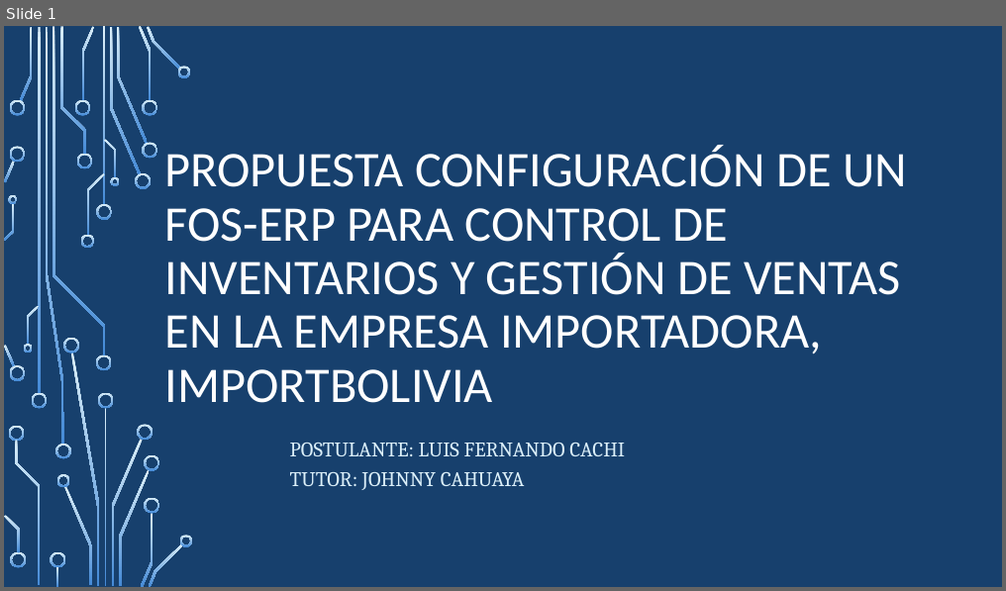
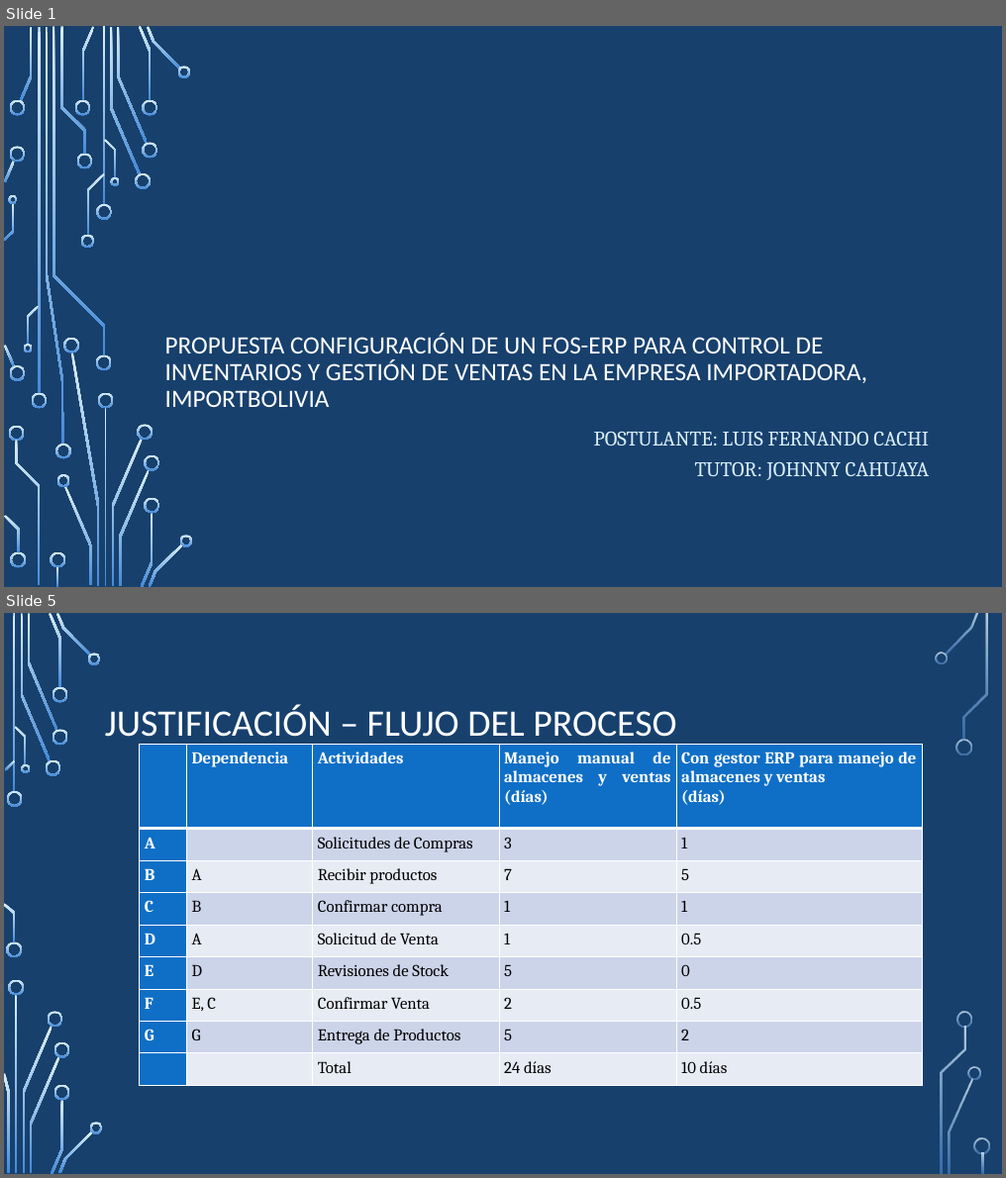
Before and after one commit to lufercc/ProyectoWord, a slide deck: monografia.pptx. Shown one above the other, each under a label of ours: slide 1 before the commit, slides 1 and 5 after it; the slides between them are not shown. The pictures are 1006x591 and 1006x1178 pixels, drawn with LibreOffice and Linux fonts; fonts in the diff are those of the drawing; background and template pictures are left out. Boxes give left, top, right and bottom in pixels: in the first picture for what was removed or moved away, otherwise in the second. Text is boxed around its words. In the diff, an @@ line names an element or a change of style, - is before the commit and + after.

```diff
--- a/monografia.pptx
+++ b/monografia.pptx
@@ slide 5 added at bbox=[4, 613, 1002, 1174], background picture (left out) @@
@@ title added at bbox=[105, 704, 676, 745], 36 pt, text #FFFFFF @@
+JUSTIFICACIÓN – FLUJO DEL PROCESO
@@ table added at bbox=[140, 744, 922, 1086], 9 rows, 5 columns @@
+ | Dependencia | Actividades | Manejo manual de almacenes y ventas (días) | Con gestor ERP para manejo de almacenes y ventas / (días)
+A |  | Solicitudes de Compras | 3 | 1
+B | A | Recibir productos | 7 | 5
+C | B | Confirmar compra | 1 | 1
+D | A | Solicitud de Venta | 1 | 0.5
+E | D | Revisiones de Stock | 5 | 0
+F | E, C | Confirmar Venta | 2 | 0.5
+G | G | Entrega de Productos | 5 | 2
+ |  | Total | 24 días | 10 días
@@ group added at bbox=[4, 613, 990, 1174]: 33 freeform shapes, 3 rectangles @@
@@ slide 1 changed as well @@
@@ title "PROPUESTA CONFIGURACIÓN DE UN FOS-ERP ...": place and size @@
-title "PROPUESTA CONFIGURACIÓN DE UN FOS-ERP ..." at bbox=[165, 146, 907, 403]
+title "PROPUESTA CONFIGURACIÓN DE UN FOS-ERP ..." at bbox=[165, 333, 867, 407]
@@ title "PROPUESTA CONFIGURACIÓN DE UN FOS-ERP ..." at bbox=[165, 333, 867, 407]: size 48 to 24 pt @@
@@ subtitle "POSTULANTE: LUIS FERNANDO CACHI TUTOR: ...": place and size @@
-subtitle "POSTULANTE: LUIS FERNANDO CACHI TUTOR: ..." at bbox=[290, 443, 625, 490]
+subtitle "POSTULANTE: LUIS FERNANDO CACHI TUTOR: ..." at bbox=[594, 432, 930, 480]
@@ subtitle "POSTULANTE: LUIS FERNANDO CACHI TUTOR: ..." at bbox=[594, 432, 930, 480]: alignment left to right @@
```
Also in this commit, not shown: 14 other slides added.
